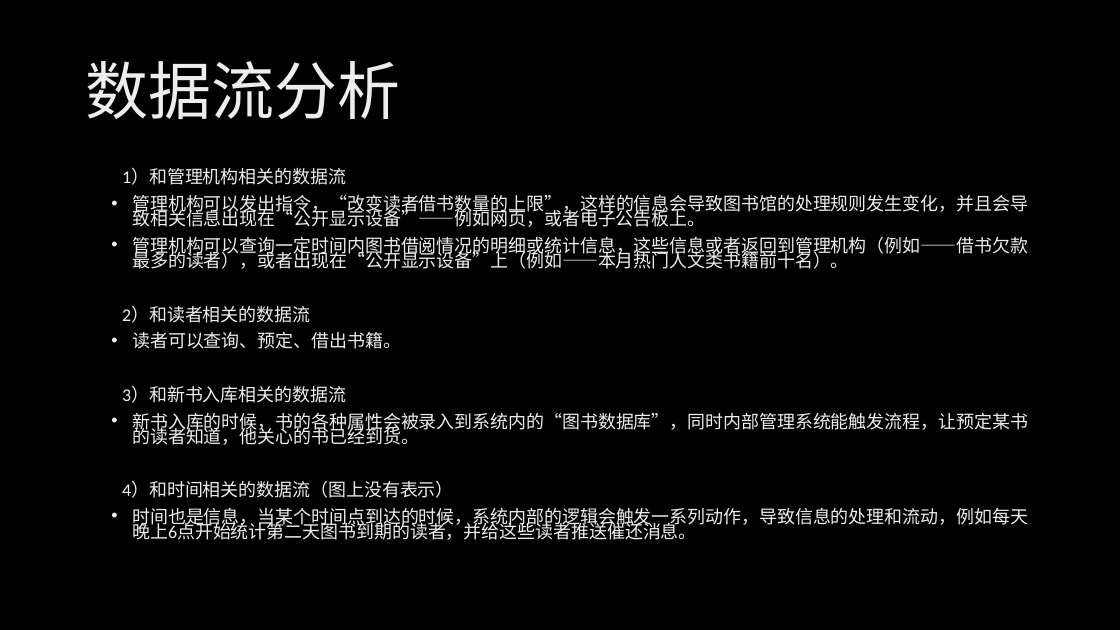
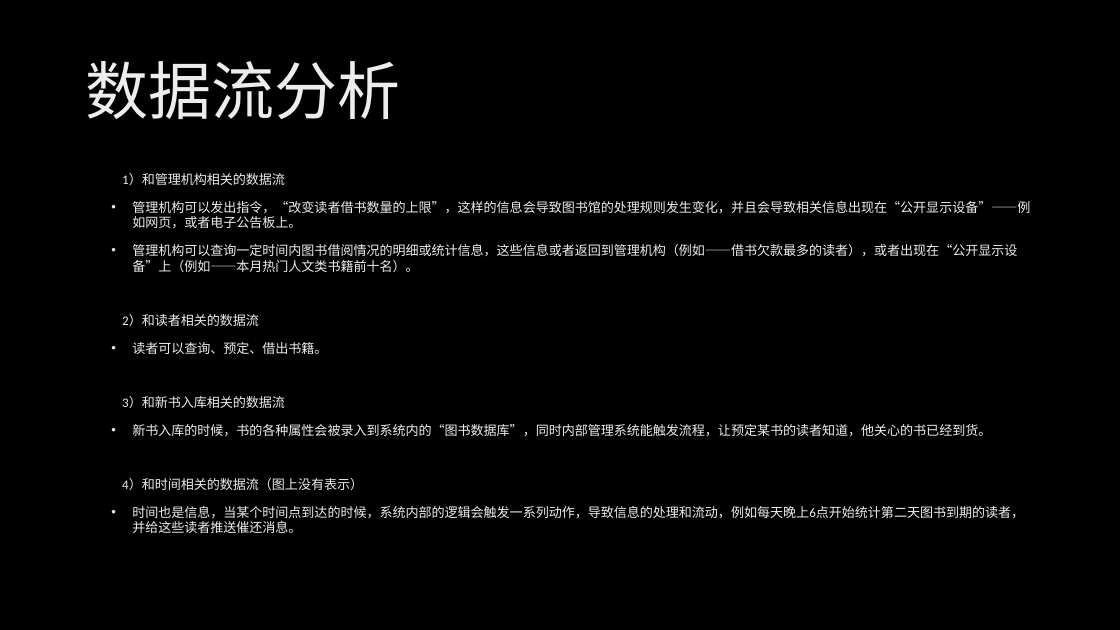
Before and after one commit to xinase/ASE, a slide deck: slide 15 of chapter11/ASE_11_Design_Implementation.pptx. Drawn at 1120x630 pixels with LibreOffice and Linux fonts; fonts in the diff are those of the drawing; background and template pictures are left out. Boxes give left, top, right and bottom in pixels: in the first picture for what was removed or moved away, otherwise in the second. Text is boxed around its words. In the diff, an @@ line names an element or a change of style, - is before the commit and + after.

```diff
--- a/chapter11/ASE_11_Design_Implementation.pptx
+++ b/chapter11/ASE_11_Design_Implementation.pptx
@@ text "1）和管理机构相关的数据流" at bbox=[122, 174, 1030, 533]: size 15.4 to 11.2 pt; line spacing 0.7 to 1 @@
```
Also in this commit, not shown: 1 other slide changed.
